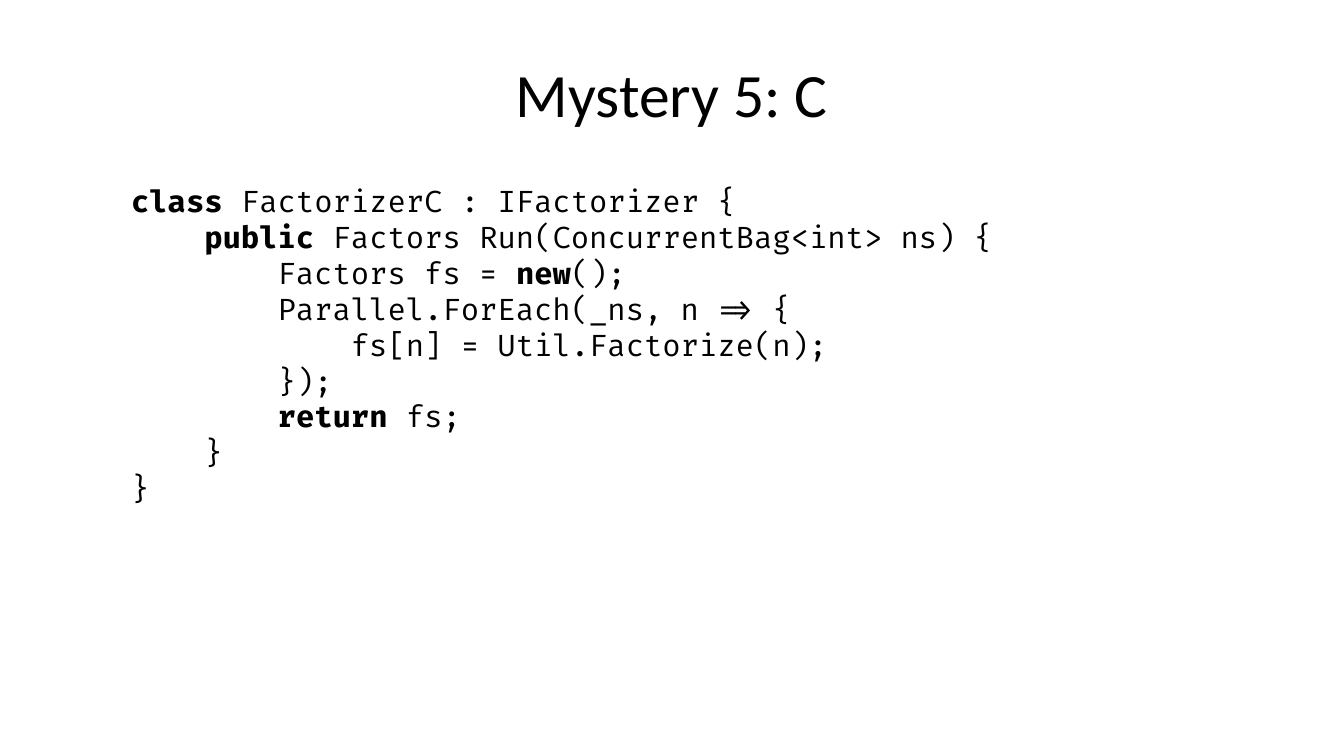
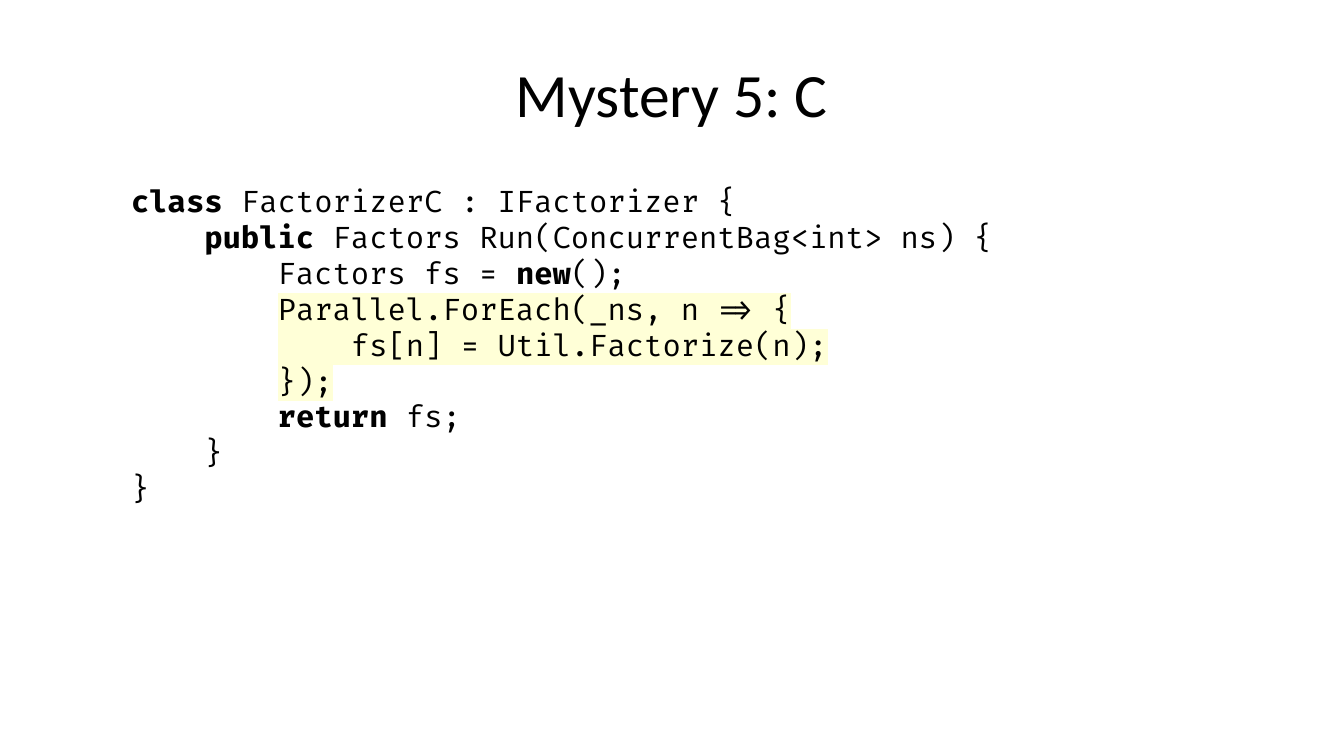
Before and after one commit to fbie/threading-mysteries, a slide deck: slide 33 of slides/slides.odp. Drawn at 1344x756 pixels with LibreOffice and Linux fonts; fonts in the diff are those of the drawing. Boxes give left, top, right and bottom in pixels: in the first picture for what was removed or moved away, otherwise in the second. Text is boxed around its words. In the diff, an @@ line names an element or a change of style, - is before the commit and + after.

```diff
--- a/slides/slides.odp
+++ b/slides/slides.odp
@@ text "class FactorizerC : IFactorizer { ..." at box(131, 188, 956, 433): highlight none to #FFFFD7 in "Parallel.ForEach(_ns, n => { fs[n] = Util.Factorize(n); ..." @@
```
Also in this commit, not shown: 7 other slides changed.
